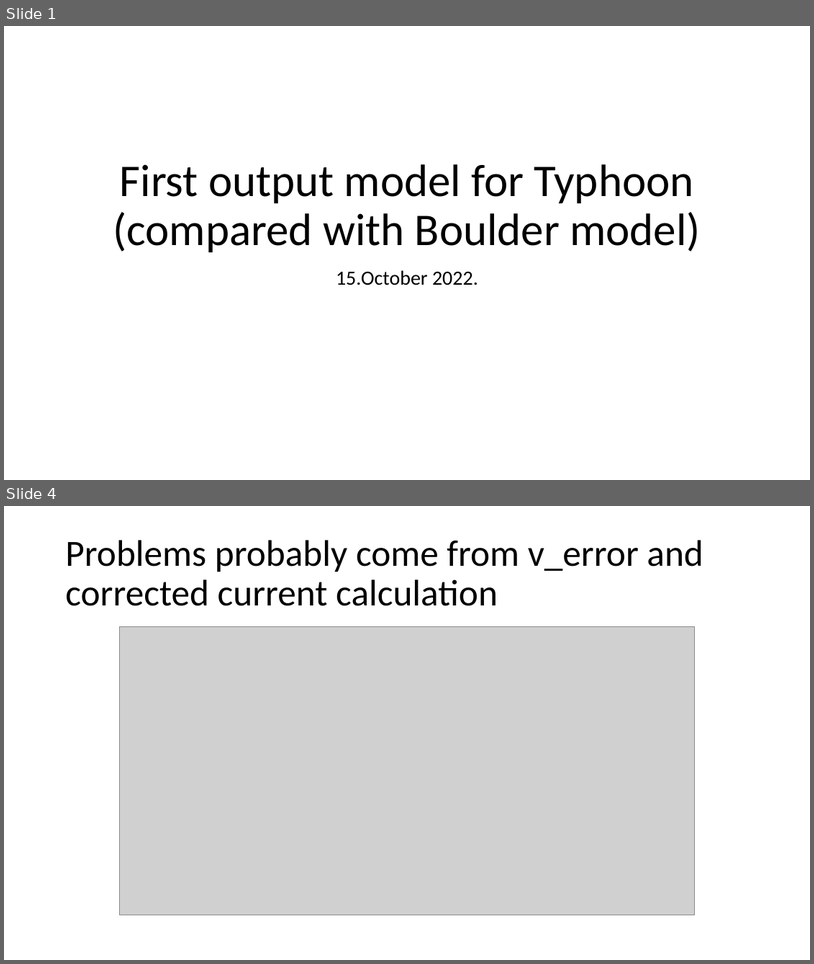
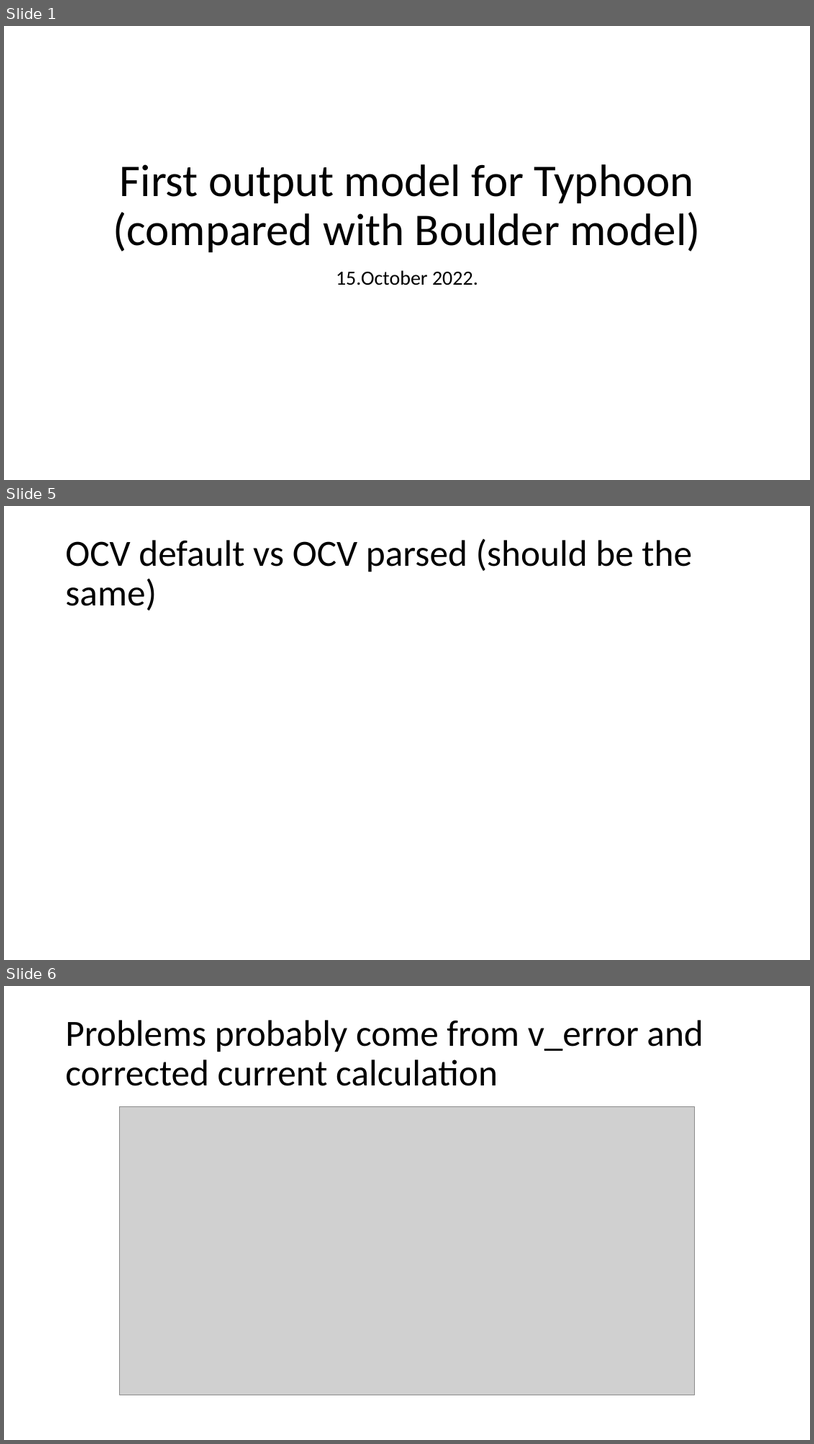
Before and after one commit to novakovicluka97/battery_parameter_parsing, a slide deck: Docs/First output model for Typhoon 15.10.2022.pptx. Shown one above the other, each under a label of ours: slides 1 and 4 before the commit, slides 1, 5 and 6 after it; the slides between them are not shown. The pictures are 814x964 and 814x1444 pixels, drawn with LibreOffice and Linux fonts; fonts in the diff are those of the drawing; grey boxes stand for pictures. Boxes give left, top, right and bottom in pixels: in the first picture for what was removed or moved away, otherwise in the second. Text is boxed around its words. In the diff, an @@ line names an element or a change of style, - is before the commit and + after.

```diff
--- a/Docs/First output model for Typhoon 15.10.2022.pptx
+++ b/Docs/First output model for Typhoon 15.10.2022.pptx
@@ slide 5 added at (4, 506, 810, 960), background #FFFFFF @@
@@ title added at (65, 538, 692, 610), 44 pt, text #000000 @@
+OCV default vs OCV parsed (should be the same)
@@ what was slide 4 is now slide 6 @@
```
Also in this commit, not shown: 2 slides changed, 8 other slides added, 1 slide removed, 5 other files.
